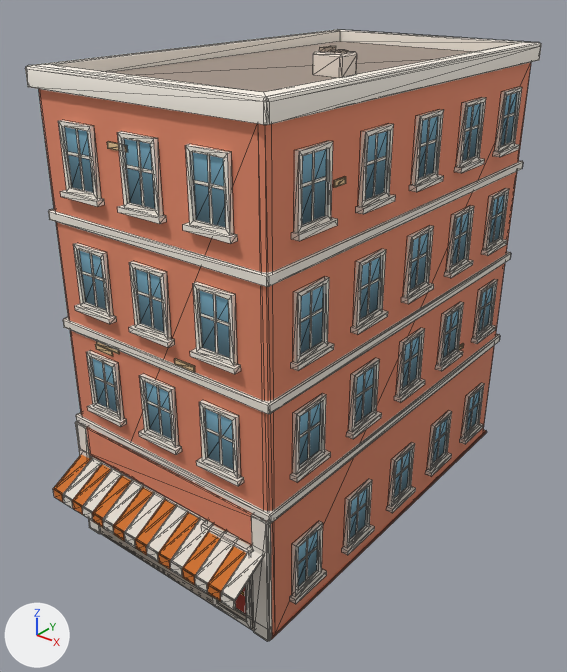
The glTF model newcity/art/kit/boylston_s6.glb as it was, and as the next commit left it.
One viewpoint serves both versions: a camera (50 mm lens) standing at (14.8, -19.9, 17.9) and looking at (0.0, -1.4, 6.4). Every picture has the same lights, and +X, +Y and +Z are marked at lower left. The picture after the commit comes second. Mesh edges are drawn as thin lines. Vertices at exactly the same position are counted once.

Names of what the first picture shows: 'boylston_s6'.
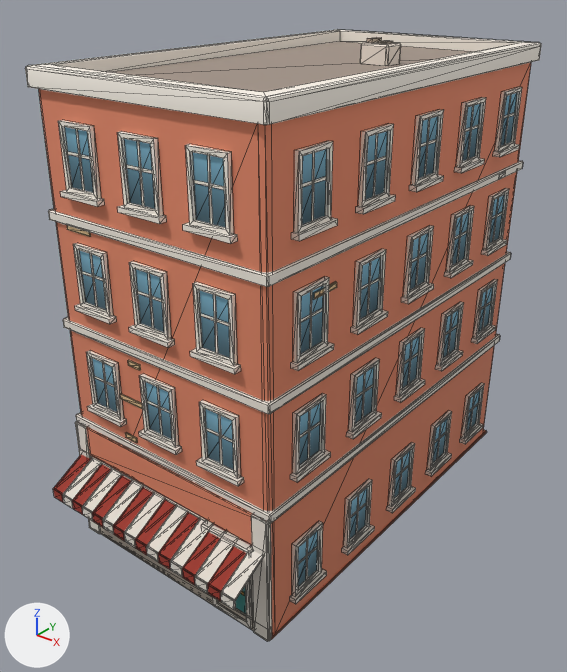
Patch to the scene script:
```diff
--- a/newcity/art/kit/boylston_s6.glb.py
+++ b/newcity/art/kit/boylston_s6.glb.py
@@ me_boylston_s6 @@
 me_boylston_s6.from_pydata(...)  # 2268 vertices, 3012 faces; spans x -4.2..4.2, y -8.4..7.2, z 0.0..15.6
 # used by ob_boylston_s6; location = (0.0, 0.0, 0.0)
+# me_boylston_s6 part 1: the loose piece of 16 vertices spanning x 0.7..1.5, y -7.0, z 7.9..8.1 is scaled about its middle by (0.66, 1, 1), then moved by (-2.1, 0.0, -0.7)
+# me_boylston_s6 part 2: the loose piece of 16 vertices spanning x -1.2..-0.5, y -7.0, z 13.5..13.6 is scaled about its middle by (1.34, 1, 1), then moved by (-0.4, 0.0, -7.5)
+# me_boylston_s6 part 3: the loose piece of 16 vertices spanning x -2.6..-1.9, y -7.0, z 7.3..7.5 is scaled about its middle by (1.34, 1, 1), then moved by (-0.6, 0.0, 3.6)
+# me_boylston_s6 part 4: the loose piece of 16 vertices spanning x -2.6..-1.6, y -7.0, z 7.5..7.7 is scaled about its middle by (0.493, 1, 1), then moved by (0.7, 0.0, -2.9)
+# me_boylston_s6 part 5: the loose piece of 16 vertices spanning x 4.0, y -4.5..-4.0, z 12.8..13.0 is moved by (0.0, 9.7, -1.8)
+# me_boylston_s6 part 6: the loose piece of 16 vertices spanning x 4.0, y 2.9..3.9, z 5.2..5.4 is moved by (0.0, -8.1, 4.9)
+# me_boylston_s6 part 7: the loose piece of 16 vertices spanning x 1.5..2.0, y -1.4..-0.9, z 15.5 is moved by (-0.4, 2.9, 0.0)
+# me_boylston_s6 part 8: the loose piece of 20 vertices spanning x 1.1..2.1, y -1.5..-0.7, z 14.9..15.5 is moved by (-0.4, 2.9, 0.0)
+# me_boylston_s6 part 9: the loose piece of 8 vertices spanning x 1.3..1.5, y -1.4..-0.9, z 15.5..15.6 is moved by (-0.4, 2.9, 0.0)
+# me_boylston_s6 part 10: texture (UV) coordinates of 422 of 3012 faces, centred in x -4.0..4.0, y -8.4..6.4, z 0.3..13.6, changed; they spanned u 0.22..0.97, v 0.01..0.11 and now span u 0.22..0.97, v 0.01..0.11
 me_boylston_s6.materials.append(mat_kit_atlas)
```

Pixel boxes [x1, y1, x2, y2] of what changed, in the pictures (567 x 672 px; the box of a moved part takes in the faces that stretch with it):
'boylston_s6', reshaped, surface changed
    both: [25, 30, 541, 641]
part 1 of me_boylston_s6, moved or reshaped
    before: [174, 358, 195, 372]
    after: [128, 360, 141, 370]
part 2 of me_boylston_s6, moved or reshaped
    before: [107, 142, 127, 153]
    after: [120, 394, 142, 409]
part 3 of me_boylston_s6, moved or reshaped
    before: [95, 344, 113, 356]
    after: [67, 225, 91, 237]
part 4 of me_boylston_s6, moved or reshaped
    before: [96, 341, 120, 354]
    after: [125, 432, 138, 443]
part 5 of me_boylston_s6, moved or reshaped (not visible afterwards)
    before: [333, 177, 346, 187]
part 6 of me_boylston_s6, moved or reshaped
    before: [459, 343, 463, 350]
    after: [314, 282, 337, 299]
part 7 of me_boylston_s6, moved or reshaped
    before: [331, 50, 348, 53]
    after: [378, 41, 393, 44]
part 8 of me_boylston_s6, moved or reshaped
    before: [313, 51, 357, 78]
    after: [360, 42, 401, 66]
part 9 of me_boylston_s6, moved or reshaped
    before: [319, 46, 336, 52]
    after: [367, 37, 382, 43]
part 10 of me_boylston_s6, surface changed
    before: [53, 142, 463, 614]
    after: [53, 143, 337, 614]
